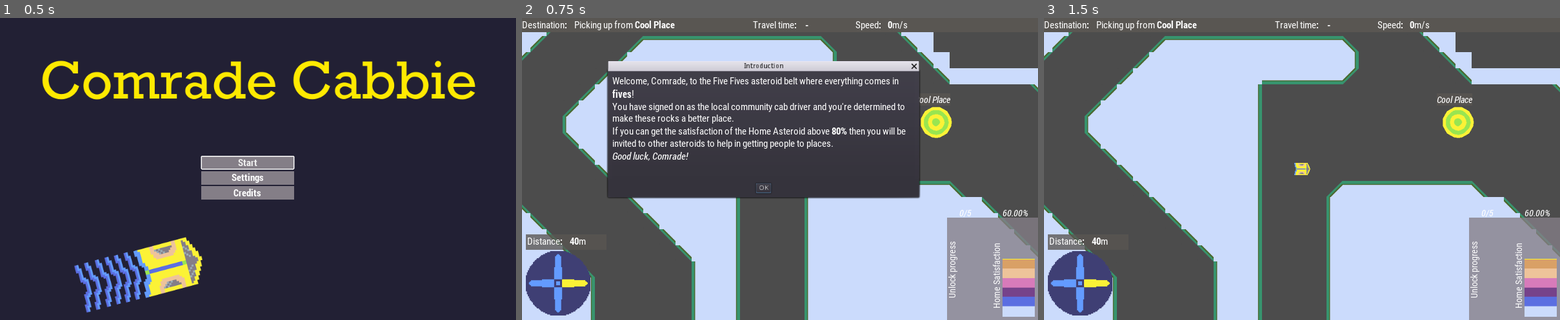
Above: before the commit, frames 1-3 (left to right).
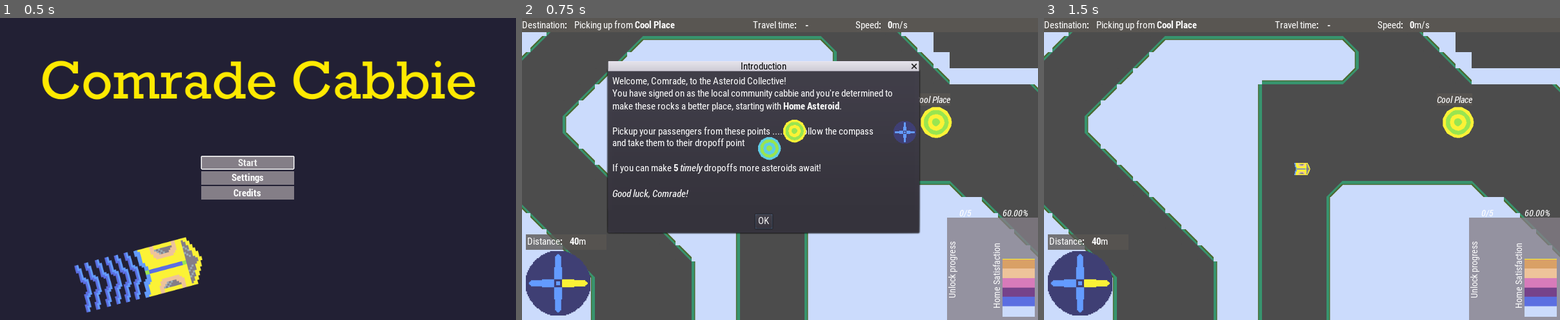
Above: after the commit, the same moments.

Repository: broquaint/comrade-cabbie
Game: Godot game, scene res://Root.tscn
The game is run twice, just before and just after one commit, with the same random seed, the same clock (stepped at 60 frames per second) and the same inputs.
Inputs:
- Up to frame 1 (0.5 s): no input
- Up to frame 2 (0.75 s): click "Start" at 0.5 s
- Up to frame 3 (1.5 s): click "OK" at 1.25 s

Frame 1 is identical in both runs. In frame 2, 12% of the frame differs, in the area x 16-78%, y 14-72%; in frame 3, nothing differs.

Commit message:
Pretty up the intro text
So it's less reliant on whatever I end up jamming in the itch page.

Diff:
--- a/HUD.tscn
+++ b/HUD.tscn
@@ -29,6 +29,8 @@
 [ext_resource path="res://BannerPanel.gd" type="Script" id=27]
 [ext_resource path="res://assets/Roboto-Bold.ttf" type="DynamicFontData" id=28]
 [ext_resource path="res://assets/robotocondensed-bolditalic.ttf" type="DynamicFontData" id=29]
+[ext_resource path="res://assets/pickup point.png" type="Texture" id=30]
+[ext_resource path="res://assets/dropoff point.png" type="Texture" id=31]
 
 [sub_resource type="DynamicFontData" id=8]
 font_path = "res://assets/robotocondensed-bold.ttf"
@@ -462,27 +464,53 @@
 
 [node name="IntroPopup" type="AcceptDialog" parent="."]
 visible = true
-margin_left = 171.316
-margin_top = 106.345
-margin_right = 788.316
-margin_bottom = 356.345
+margin_left = 171.0
+margin_top = 106.0
+margin_right = 788.0
+margin_bottom = 427.0
+theme = ExtResource( 13 )
 window_title = "Introduction"
 
 [node name="IntroText" type="RichTextLabel" parent="IntroPopup"]
 margin_left = 8.0
 margin_top = 8.0
 margin_right = 609.0
-margin_bottom = 214.0
+margin_bottom = 275.0
 theme = ExtResource( 13 )
 bbcode_enabled = true
-bbcode_text = "Welcome, Comrade, to the Five Fives asteroid belt where everything comes in [b]fives[/b]!
-You have signed on as the local community cab driver and you're determined to make these rocks a better place.
-If you can get the satisfaction of the Home Asteroid above [b]80%[/b] then you will be invited to other asteroids to help in getting people to places.
+bbcode_text = "Welcome, Comrade, to the Asteroid Collective!
+You have signed on as the local community cabbie and you're determined to make these rocks a better place, starting with [b]Home Asteroid[/b].
+
+Pickup your passengers from these points ........., follow the compass
+and take them to their dropoff point
+
+If you can make [b]5[/b] [i]timely[/i] dropoffs more asteroids await!
+
 [i]Good luck, Comrade![/i]"
-text = "Welcome, Comrade, to the Five Fives asteroid belt where everything comes in fives!
-You have signed on as the local community cab driver and you're determined to make these rocks a better place.
-If you can get the satisfaction of the Home Asteroid above 80% then you will be invited to other asteroids to help in getting people to places.
+text = "Welcome, Comrade, to the Asteroid Collective!
+You have signed on as the local community cabbie and you're determined to make these rocks a better place, starting with Home Asteroid.
+
+Pickup your passengers from these points ........., follow the compass
+and take them to their dropoff point
+
+If you can make 5 timely dropoffs more asteroids await!
+
 Good luck, Comrade!"
+
+[node name="Sprite" type="Sprite" parent="IntroPopup"]
+position = Vector2( 369.76, 118.645 )
+scale = Vector2( 0.75, 0.75 )
+texture = ExtResource( 30 )
+
+[node name="Sprite2" type="Sprite" parent="IntroPopup"]
+position = Vector2( 589.262, 121.111 )
+scale = Vector2( 0.35, 0.35 )
+texture = ExtResource( 2 )
+
+[node name="Sprite3" type="Sprite" parent="IntroPopup"]
+position = Vector2( 320.19, 153.165 )
+scale = Vector2( 0.75, 0.75 )
+texture = ExtResource( 31 )
 
 [node name="Title" type="Sprite" parent="."]
 pause_mode = 2
@@ -532,7 +560,7 @@
 [node name="BannerPanel" type="Panel" parent="."]
 margin_left = -1044.85
 margin_top = 320.107
-margin_right = -20.8483
+margin_right = -20.8501
 margin_bottom = 424.107
 theme = SubResource( 24 )
 script = ExtResource( 27 )
Not shown: 1 places in HUD.tscn that only renumber resources
